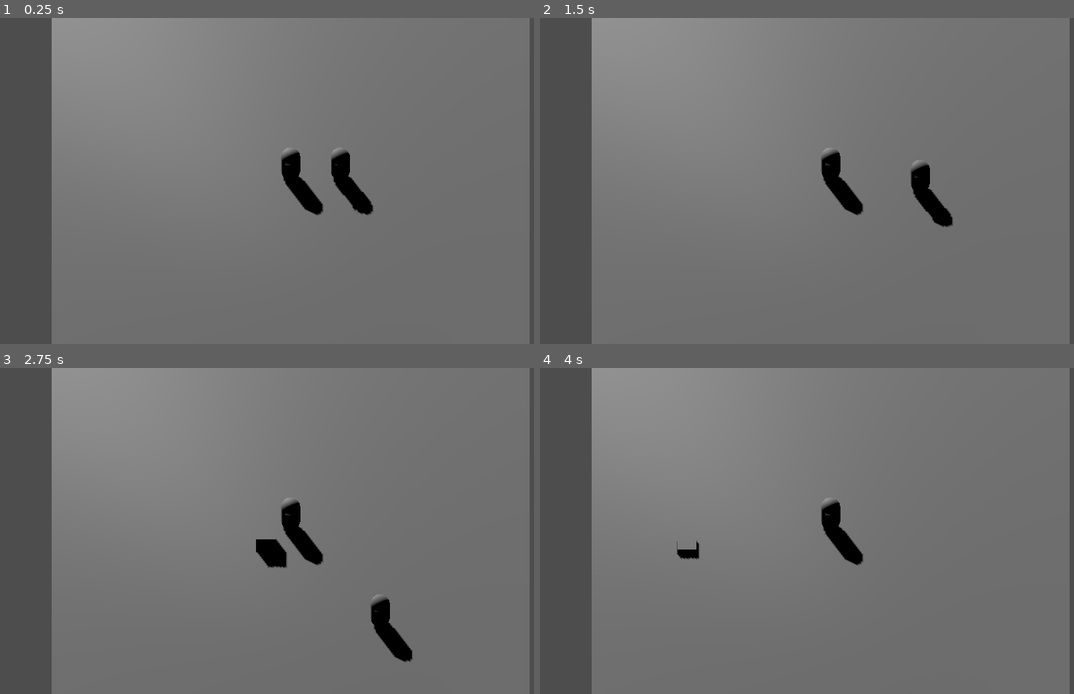
Above: before the commit, frames 1-4 (two rows, left to right).
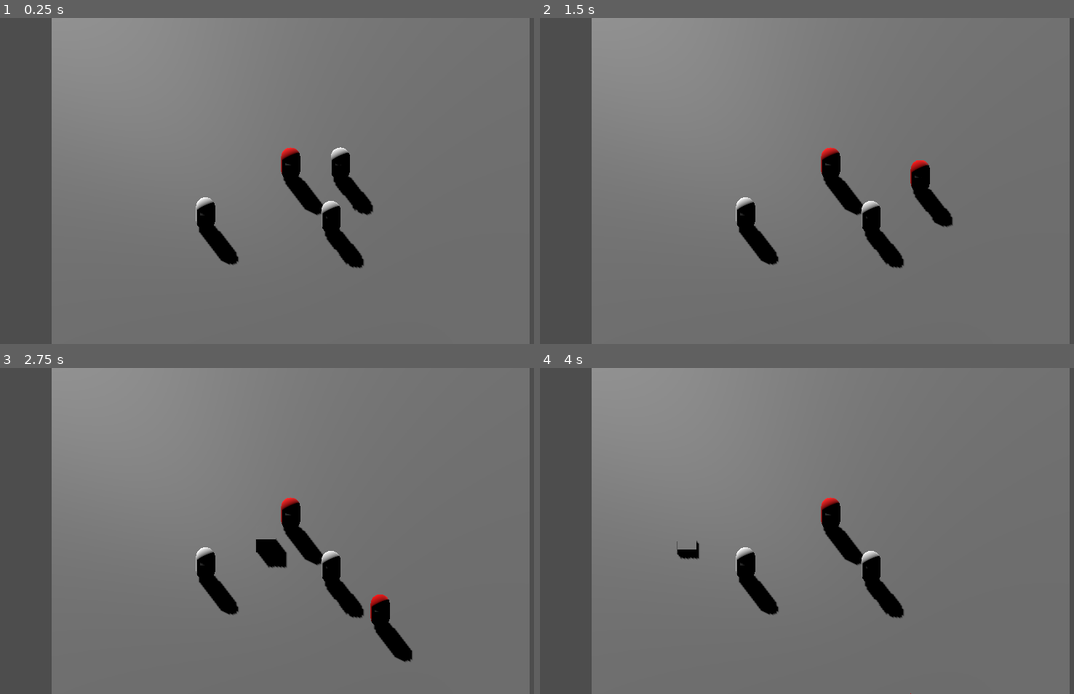
Above: after the commit, the same moments.

Repository: Eryans/godotwildjam_parasite
Game: Godot game, scene res://scenes/main.tscn
The game is run twice, just before and just after one commit, with the same random seed, the same clock (stepped at 60 frames per second) and the same inputs.
Inputs (mouse positions are in pixels of both pictures, inside the frame that each line leads up to):
- Up to frame 1 (0.25 s): no input
- Up to frame 2 (1.5 s): tap Enter (ui_accept) at 0.5, 0.77 s; move the mouse to (956, 164) at 0.52 s; hold Right (ui_right) 0.53-1.28 s; move the mouse to (716, 197) at 1.27 s; hold Down (ui_down) from 1.28 s (still down)
- Up to frame 3 (2.75 s): tap Enter (ui_accept) at 1.52 s; move the mouse to (347, 459) at 2.02 s; release Down (ui_down) at 2.03 s; hold Right (ui_right) from 2.03 s (still down)
- Up to frame 4 (4 s): move the mouse to (801, 596) at 2.77 s; release Right (ui_right) at 2.78 s; hold Up (ui_up) 2.78-3.53 s; tap Enter (ui_accept) at 3.02, 3.77 s; move the mouse to (1004, 579) at 3.52 s; hold Left (ui_left) from 3.53 s (still down)

The runs differ from the first frame. In frame 1, 1.6% of the frame differs, in the area x 36-69%, y 39-77%; in frame 2, 1.6%; in frame 3, 1.6%, in the area x 36-73%, y 39-78%; in frame 4, 1.5%.

Commit message:
fix script case issues, spreading feature is working in its very early stage

Diff:
--- a/scenes/main.tscn
+++ b/scenes/main.tscn
@@ -1,7 +1,11 @@
-[gd_scene load_steps=3 format=3 uid="uid://cbnfy5mgpbw7u"]
+[gd_scene load_steps=5 format=3 uid="uid://cbnfy5mgpbw7u"]
 
 [ext_resource type="Script" path="res://scripts/main.gd" id="1_g6wxm"]
 [ext_resource type="PackedScene" uid="uid://dxguoygigc1n6" path="res://scenes/person.tscn" id="2_h5p5s"]
+
+[sub_resource type="StandardMaterial3D" id="StandardMaterial3D_uw0pq"]
+
+[sub_resource type="StandardMaterial3D" id="StandardMaterial3D_i15k4"]
 
 [node name="Main" type="Node3D" node_paths=PackedStringArray("current_host")]
 script = ExtResource("1_g6wxm")
@@ -23,8 +27,21 @@
 shadow_enabled = true
 
 [node name="Person" parent="." instance=ExtResource("2_h5p5s")]
-is_infected = null
+
+[node name="body" parent="Person" index="1"]
+surface_material_override/0 = SubResource("StandardMaterial3D_uw0pq")
 
 [node name="Person2" parent="." instance=ExtResource("2_h5p5s")]
 transform = Transform3D(1, 0, 0, 0, 1, 0, 0, 0, 1, 2.59564, 1.01686, 0)
-is_infected = null
+
+[node name="body" parent="Person2" index="1"]
+surface_material_override/0 = SubResource("StandardMaterial3D_i15k4")
+
+[node name="Person3" parent="." instance=ExtResource("2_h5p5s")]
+transform = Transform3D(1, 0, 0, 0, 1, 0, 0, 0, 1, 2.11217, 0.89254, 3.95053)
+
+[node name="Person4" parent="." instance=ExtResource("2_h5p5s")]
+transform = Transform3D(1, 0, 0, 0, 1, 0, 0, 0, 1, -4.44771, 0.878722, 3.68866)
+
+[editable path="Person"]
+[editable path="Person2"]
--- a/scenes/person.tscn
+++ b/scenes/person.tscn
@@ -1,10 +1,13 @@
-[gd_scene load_steps=6 format=3 uid="uid://dxguoygigc1n6"]
+[gd_scene load_steps=7 format=3 uid="uid://dxguoygigc1n6"]
 
 [ext_resource type="Script" path="res://scripts/class/person.gd" id="1_y8ajf"]
 
 [sub_resource type="CapsuleShape3D" id="CapsuleShape3D_niflc"]
 
 [sub_resource type="CapsuleMesh" id="CapsuleMesh_3x6ol"]
+
+[sub_resource type="StandardMaterial3D" id="StandardMaterial3D_avi5l"]
+resource_local_to_scene = true
 
 [sub_resource type="BoxMesh" id="BoxMesh_1pwpn"]
 size = Vector3(0.545, 0.25, 0.25)
@@ -19,8 +22,9 @@
 [node name="CollisionShape3D" type="CollisionShape3D" parent="."]
 shape = SubResource("CapsuleShape3D_niflc")
 
-[node name="MeshInstance3D" type="MeshInstance3D" parent="."]
+[node name="body" type="MeshInstance3D" parent="."]
 mesh = SubResource("CapsuleMesh_3x6ol")
+surface_material_override/0 = SubResource("StandardMaterial3D_avi5l")
 
 [node name="MeshInstance3D2" type="MeshInstance3D" parent="."]
 transform = Transform3D(1, 0, 0, 0, 1, 0, 0, 0, 1, 0, 0.354, 0.469524)
--- a/scripts/class/person.gd
+++ b/scripts/class/person.gd
@@ -3,8 +3,14 @@
 
 @export var is_infected: bool = false
 
+@onready var mesh:MeshInstance3D = $body
+@onready var material: Material = mesh.get_surface_override_material(0)
 # Get the gravity from the project settings to be synced with RigidBody nodes.
 var gravity = ProjectSettings.get_setting("physics/3d/default_gravity")
+
+func _ready():
+	if is_infected:
+		material.albedo_color = Color(1,0,0)
 
 
 func _physics_process(delta):
@@ -12,3 +18,8 @@
 	if not is_on_floor():
 		velocity.y -= gravity * delta
 	move_and_slide()
+
+
+func set_infected() -> void:
+	is_infected = true
+	material.albedo_color = Color(1,0,0)
--- a/scripts/main.gd
+++ b/scripts/main.gd
@@ -1,6 +1,6 @@
 extends Node3D
 
-@export var current_host: CharacterBody3D = null
+@export var current_host: Person = null
 
 @onready var camera: Camera3D = $Camera3D
 
@@ -12,7 +12,7 @@
 # Called when the node enters the scene tree for the first time.
 func _ready():
 	if current_host:
-		current_host.is_infected = true
+		current_host.set_infected()
 	pass  # Replace with function body.
 
 
@@ -57,6 +57,6 @@
 
 func _on_parasite_infect_person(person:Person):
 	printt("Infected new person", person)
-	person.is_infected = true
+	person.set_infected()
 	current_host = person
 	pass
